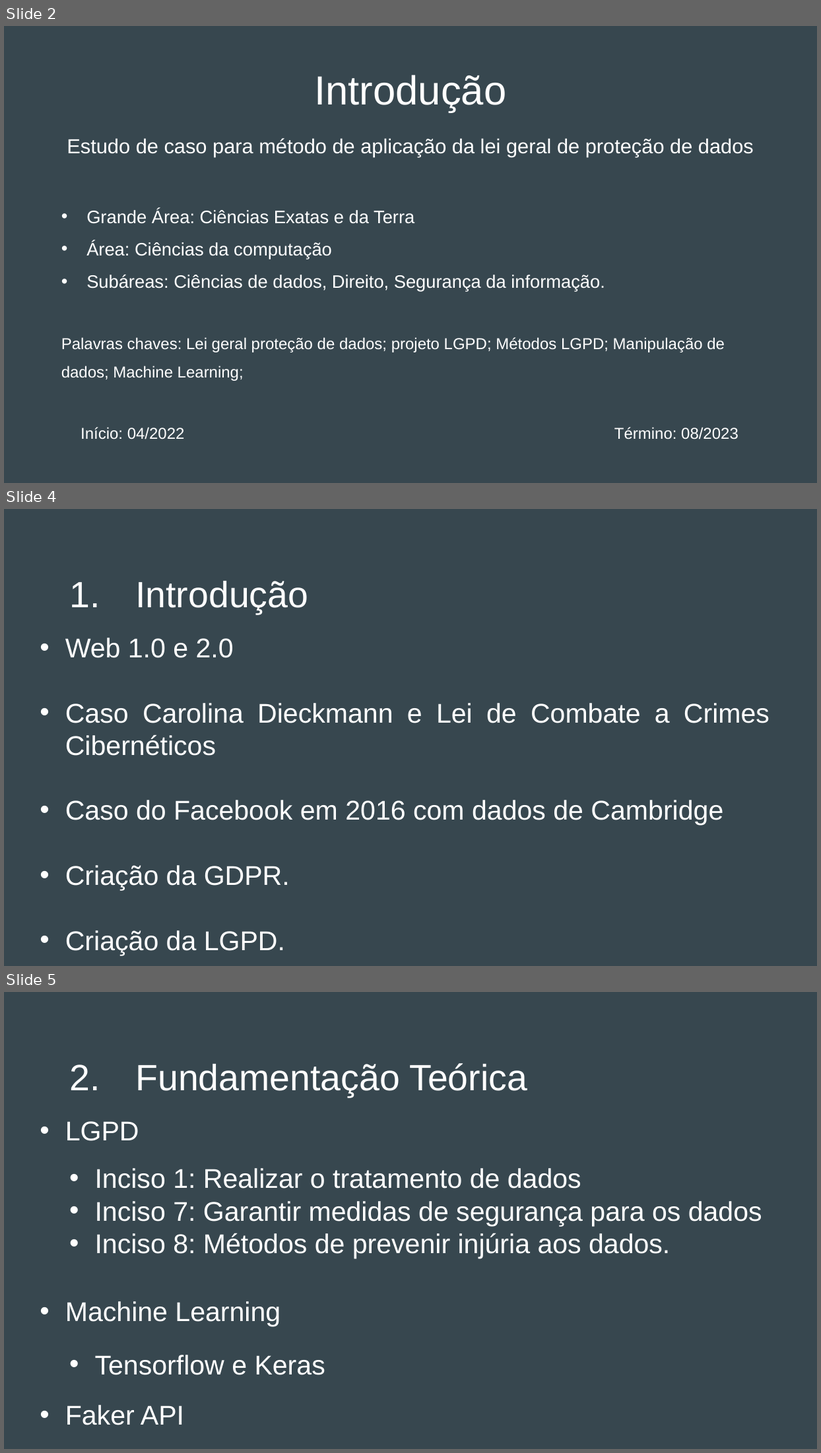
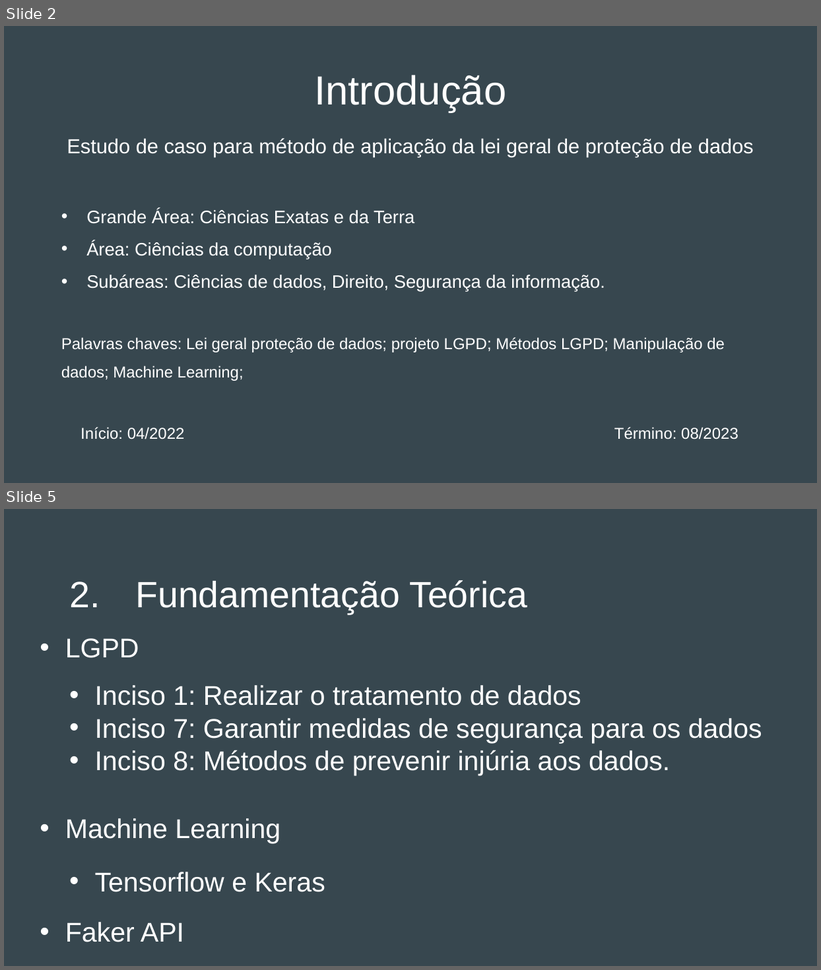
Before and after one commit to Dom-Juan/TCC-3, a slide deck: Apresentação do TCC 3 - Final.pptx. Shown one above the other, each under a label of ours: slides 2, 4 and 5 before the commit, slides 2 and 5 after it; the slides between them are not shown. The pictures are 821x1453 and 821x970 pixels, drawn with LibreOffice and Linux fonts; fonts in the diff are those of the drawing. Boxes give left, top, right and bottom in pixels: in the first picture for what was removed or moved away, otherwise in the second. Text is boxed around its words. In the diff, an @@ line names an element or a change of style, - is before the commit and + after.

```diff
--- a/Apresentação do TCC 3 - Final.pptx
+++ b/Apresentação do TCC 3 - Final.pptx
@@ slide 4 removed at bbox=[4, 509, 817, 966], background #37474F @@
@@ title removed at bbox=[135, 581, 308, 614] @@
-1. Introdução
@@ text removed at bbox=[65, 638, 770, 956] @@
-• Web 1.0 e 2.0
-• Caso Carolina Dieckmann e Lei de Combate a Crimes Cibernéticos
-• Caso do Facebook em 2016 com dados de Cambridge
-• Criação da GDPR.
-• Criação da LGPD.
```
Also in this commit, not shown: 3 slides changed, 10 slides added, 3 other slides removed, 2 other files.
